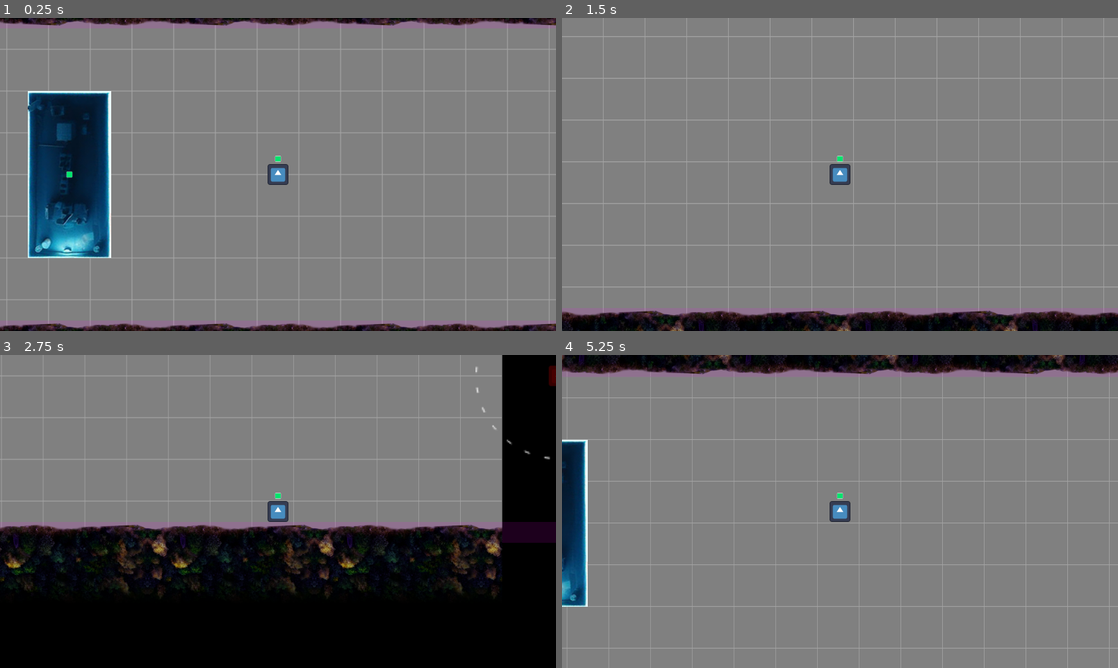
Above: before the commit, frames 1-4 (two rows, left to right).
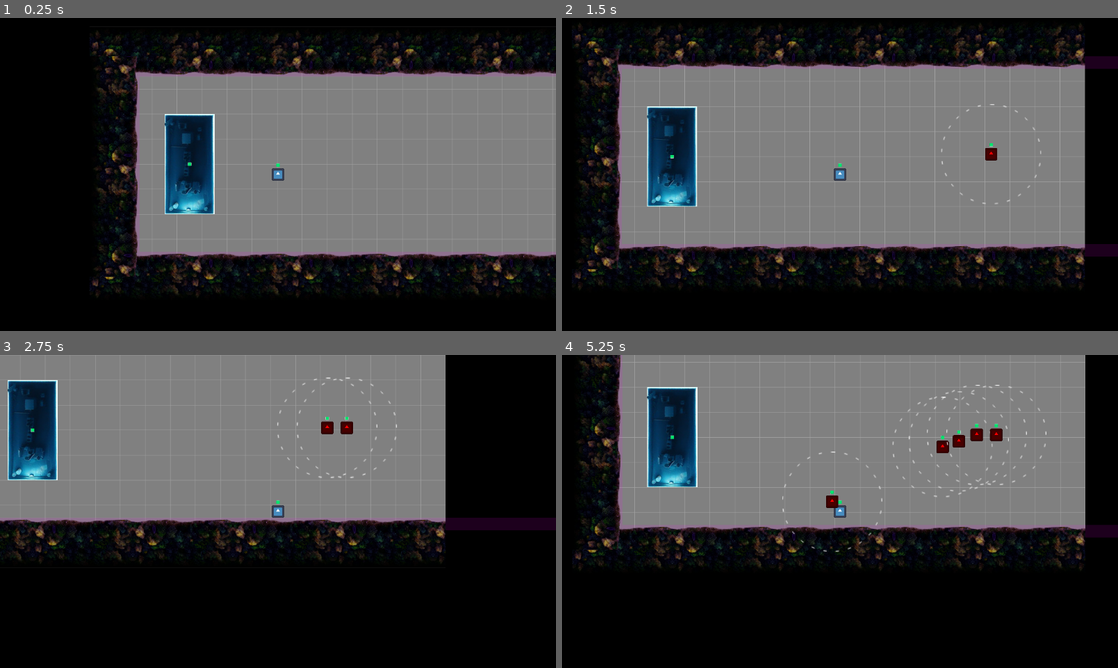
Above: after the commit, the same moments.

Repository: squiffel/slushie-defense
Game: Godot game, scene res://Levels/Level1.tscn
The game is run twice, just before and just after one commit, with the same random seed, the same clock (stepped at 60 frames per second) and the same inputs. The engine's default icon, where the game draws it, is replaced by a stand-in: a white triangle on a blue panel in a dark square.
Inputs:
- Up to frame 1 (0.25 s): no input
- Up to frame 2 (1.5 s): tap Enter at 0.5 s; hold Right (ui_right) 0.53-1.28 s; hold Down (ui_down) from 1.28 s (still down)
- Up to frame 3 (2.75 s): release Down (ui_down) at 2.03 s; hold Right (ui_right) from 2.03 s (still down)
- Up to frame 4 (5.25 s): release Right (ui_right) at 2.78 s; hold Up (ui_up) 2.78-3.53 s; hold Left (ui_left) 3.53-5.03 s; hold Down (ui_down) from 5.03 s (still down)

The runs differ from the first frame. In frame 1, 59% of the frame differs, in the area x 0-100%, y 0-100%; in frame 2, 54%; in frame 3, 17%; in frame 4, 63%.

Commit message:
adding first wavemanager pass

Diff:
--- a/Entities/Enemy/Enemy.gd
+++ b/Entities/Enemy/Enemy.gd
@@ -28,6 +28,9 @@
 		var vision_diameter : float = vision_radius * 2.0
 		var sprite_scale : float = vision_diameter / sprite_width
 		vision_sprite.scale = Vector2(sprite_scale, sprite_scale)
+	else:
+		vision_sprite.hide()
+
 
 # Called every frame
 func _physics_process(delta):
--- a/Entities/Health/HealthBar.gd
+++ b/Entities/Health/HealthBar.gd
@@ -5,4 +5,5 @@
 	pass # Replace with function body.
 
 func _on_value_changed(value):
+
 	pass # Replace with function body.
--- /dev/null
+++ b/Entities/Managers/WaveManager.gd
@@ -0,0 +1,24 @@
+extends Node
+
+var enemy_scene = load("res://Entities/Enemy/Enemy.tscn")
+@export var spawn_timer: float
+
+var timer = 0.0
+# Called when the node enters the scene tree for the first time.
+func _ready():
+	# every 5 seconds, spawn an enemy_scene
+
+	pass # Replace with function body.
+
+
+# Called every frame. 'delta' is the elapsed time since the previous frame.
+func _process(delta):
+	timer += delta
+	if (timer >= spawn_timer):
+		spawn_enemy()
+		timer = 0.0
+
+func spawn_enemy():
+	var enemy = enemy_scene.instantiate()
+	enemy.position = Vector2(2000, 500)
+	add_child(enemy)
--- a/Levels/Level1.tscn
+++ b/Levels/Level1.tscn
@@ -3,10 +3,10 @@
 [ext_resource type="PackedScene" uid="uid://d05a21782kpoa" path="res://Entities/Camera/Camera.tscn" id="1_0xhkv"]
 [ext_resource type="PackedScene" uid="uid://bj2450c708xsx" path="res://Entities/Player/Player.tscn" id="1_46qfd"]
 [ext_resource type="PackedScene" uid="uid://bb541y6133q8o" path="res://Entities/Environment/GroundTexture.tscn" id="1_xivym"]
-[ext_resource type="PackedScene" uid="uid://digh6puar70w0" path="res://Entities/Enemy/Enemy.tscn" id="2_50snc"]
 [ext_resource type="Script" path="res://Utilities/VisiblePolygon2DColliders.gd" id="4_4bbal"]
 [ext_resource type="PackedScene" uid="uid://thui7p52g4o6" path="res://Entities/GasStation/GasStation.tscn" id="5_0xu7d"]
 [ext_resource type="PackedScene" uid="uid://umxdc1nk56g1" path="res://Entities/Environment/TreesTexture.tscn" id="7_jvtud"]
+[ext_resource type="Script" path="res://Entities/Managers/WaveManager.gd" id="8_wktlm"]
 
 [node name="Level1" type="Node2D"]
 
@@ -15,13 +15,10 @@
 offset_bottom = 1024.0
 
 [node name="Camera" parent="." instance=ExtResource("1_0xhkv")]
+zoom = Vector2(0.6, 0.6)
 
 [node name="Player" parent="." instance=ExtResource("1_46qfd")]
-position = Vector2(960, 512)
-motion_mode = 1
-
-[node name="Enemy" parent="." instance=ExtResource("2_50snc")]
-position = Vector2(2880, 512)
+position = Vector2(772, 565)
 motion_mode = 1
 
 [node name="StaticBody2D" type="StaticBody2D" parent="."]
@@ -55,3 +52,7 @@
 offset_right = 1128.0
 offset_bottom = 1536.0
 rotation = -1.5708
+
+[node name="WaveManager" type="Node" parent="."]
+script = ExtResource("8_wktlm")
+spawn_timer = 1.0
--- a/project.godot
+++ b/project.godot
@@ -25,6 +25,10 @@
 window/size/viewport_height=720
 window/stretch/scale=0.75
 
+[dotnet]
+
+project/assembly_name="Slushie-defense"
+
 [rendering]
 
 renderer/rendering_method="gl_compatibility"
